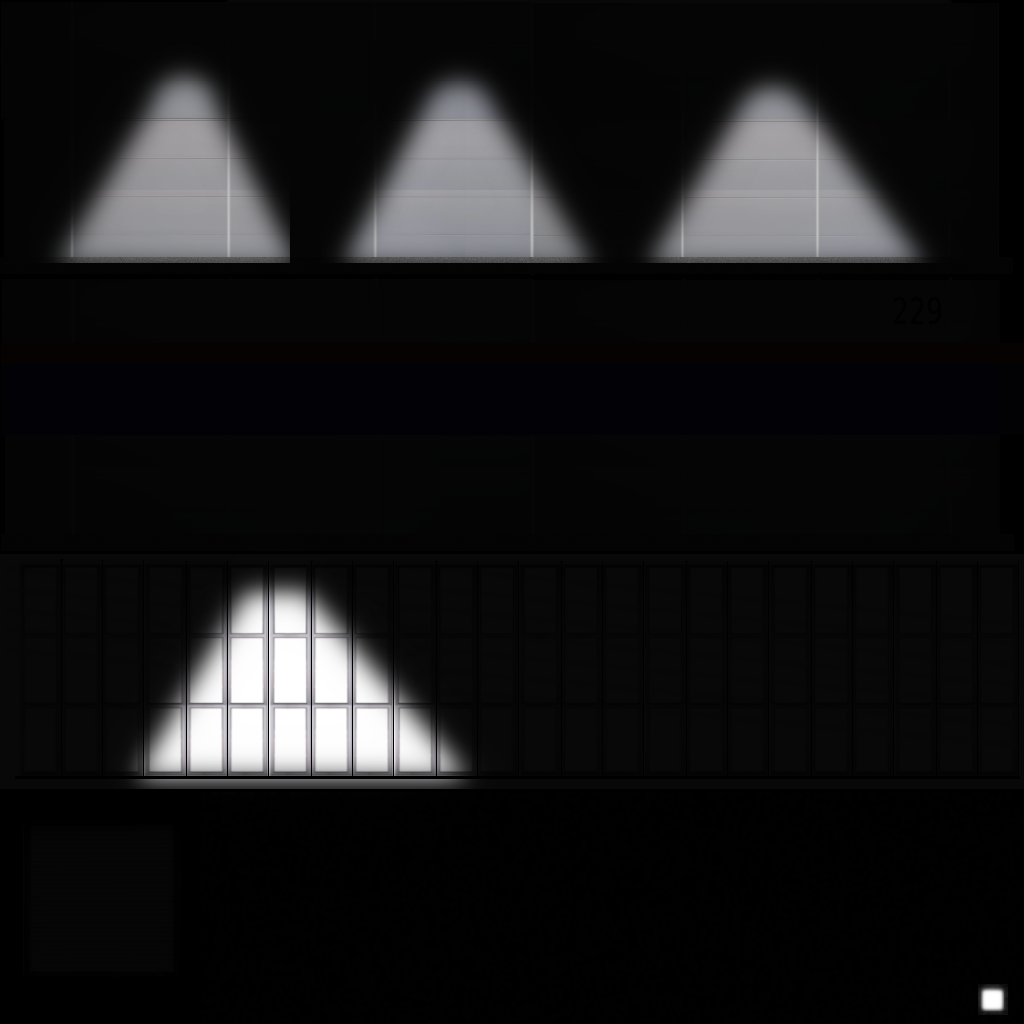
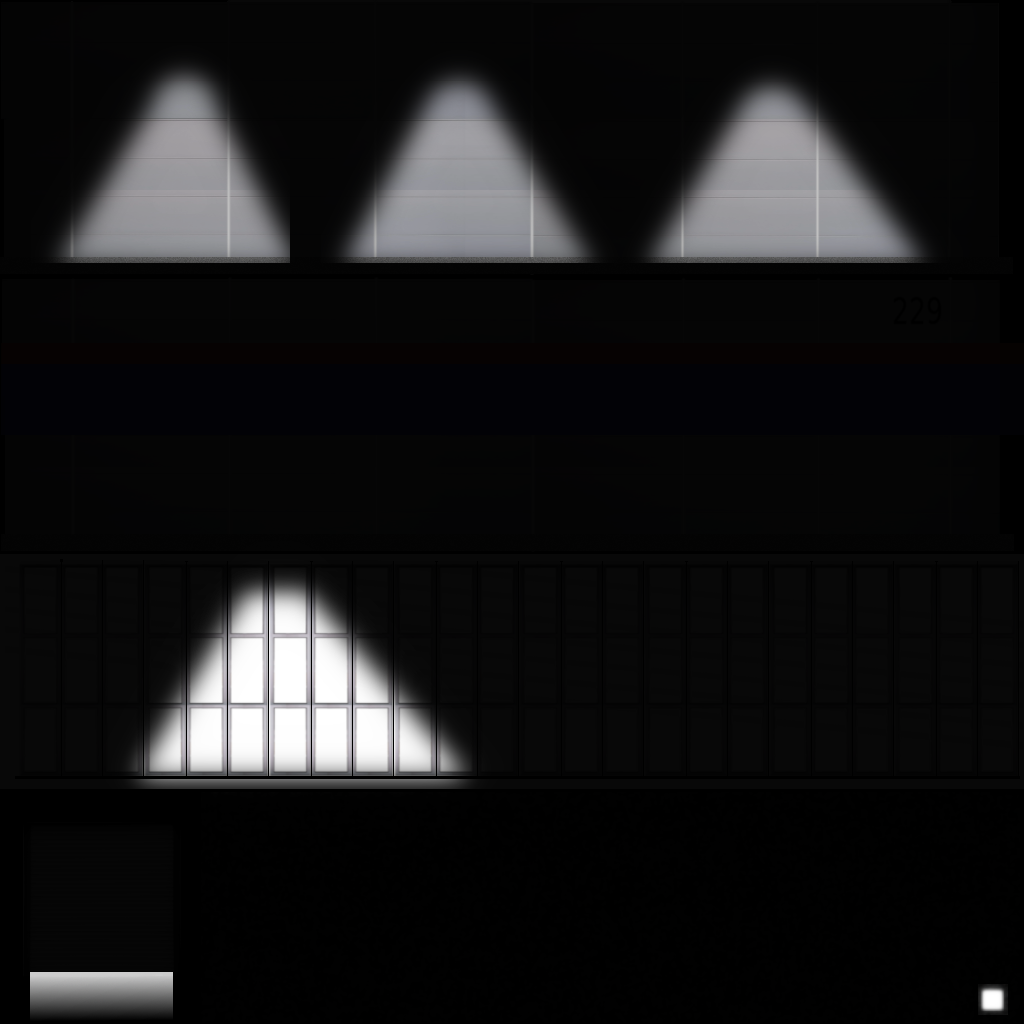
The second 1024x1024 image is a revision of the first. Changes to its layers:
painted on "LIT" over [left=30, top=972, right=173, bottom=1021]
